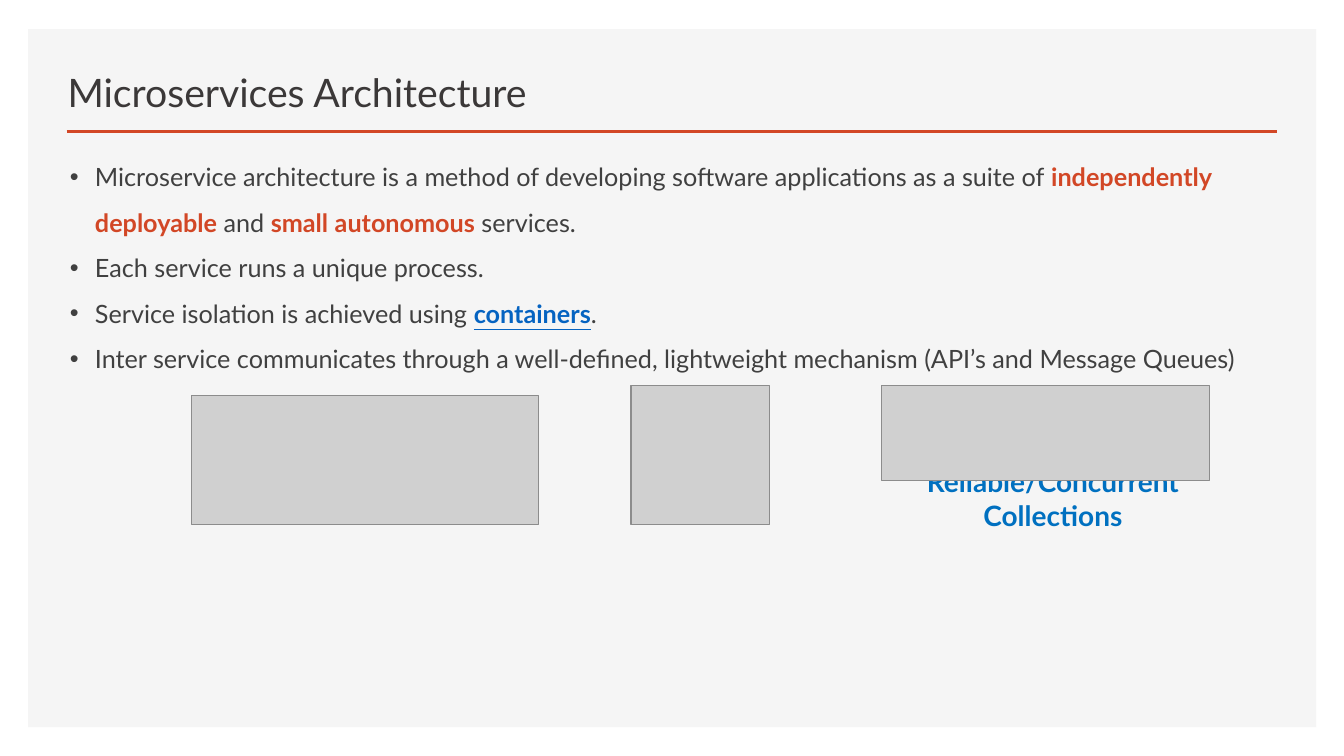
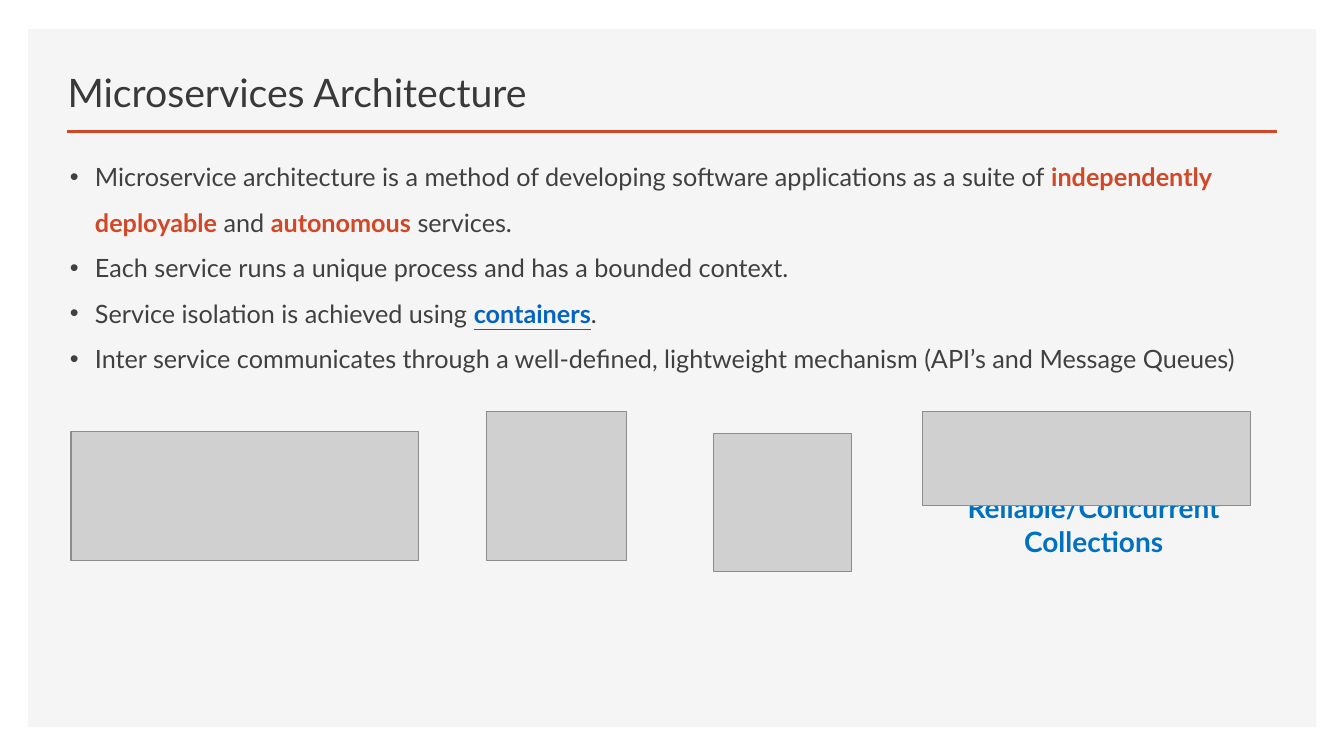
Before and after one commit to brianperera/EasyMaintain, a slide deck: slide 3 of Documents/MicroServices.pptx (slide 5 before the commit). Drawn at 1344x756 pixels with LibreOffice and Linux fonts; fonts in the diff are those of the drawing; grey boxes stand for pictures. Boxes give left, top, right and bottom in pixels: in the first picture for what was removed or moved away, otherwise in the second. Text is boxed around its words. In the diff, an @@ line names an element or a change of style, - is before the commit and + after.

Commit message:
Updated the deck

```diff
--- a/Documents/MicroServices.pptx
+++ b/Documents/MicroServices.pptx
@@ text at box(95, 167, 1212, 282): text changed @@
-• Microservice architecture is a method of developing software applications as a suite of independently deployable and small autonomous services.
-• Each service runs a unique process.
+• Microservice architecture is a method of developing software applications as a suite of independently deployable and autonomous services.
+• Each service runs a unique process and has a bounded context.
@@ picture added at box(487, 411, 626, 561) @@
@@ picture: place and size @@
-picture at box(882, 386, 1210, 481)
+picture at box(923, 411, 1250, 506)
@@ picture: place and size @@
-picture at box(192, 395, 538, 524)
+picture at box(71, 432, 417, 561)
@@ picture: place and size @@
-picture at box(631, 386, 769, 524)
+picture at box(713, 434, 851, 572)
@@ text "Reliable/Concurrent": place and size @@
-text "Reliable/Concurrent" at box(927, 480, 1179, 527)
+text "Reliable/Concurrent" at box(968, 505, 1220, 553)
```
Also in this commit, not shown: 8 other slides changed, 1 slide added.
